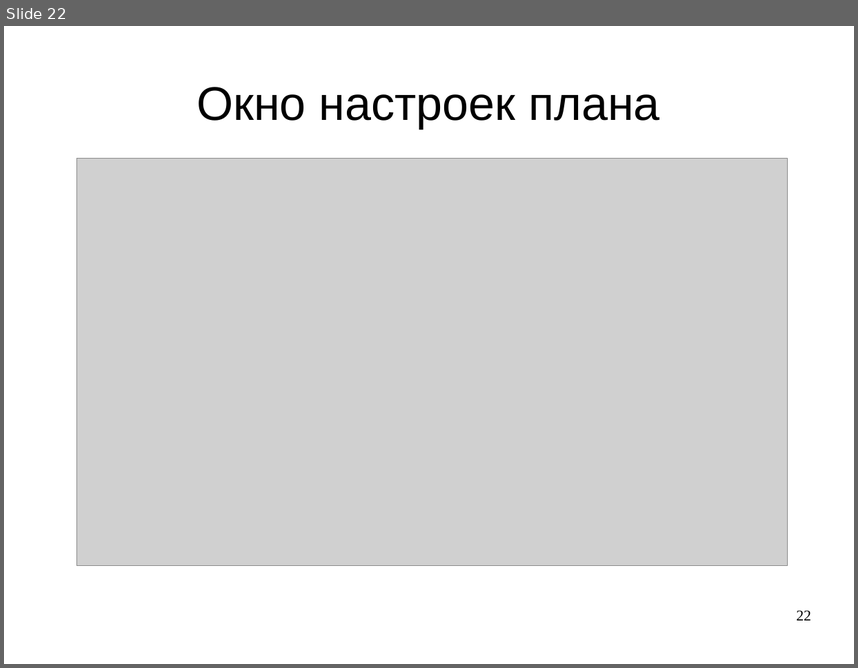
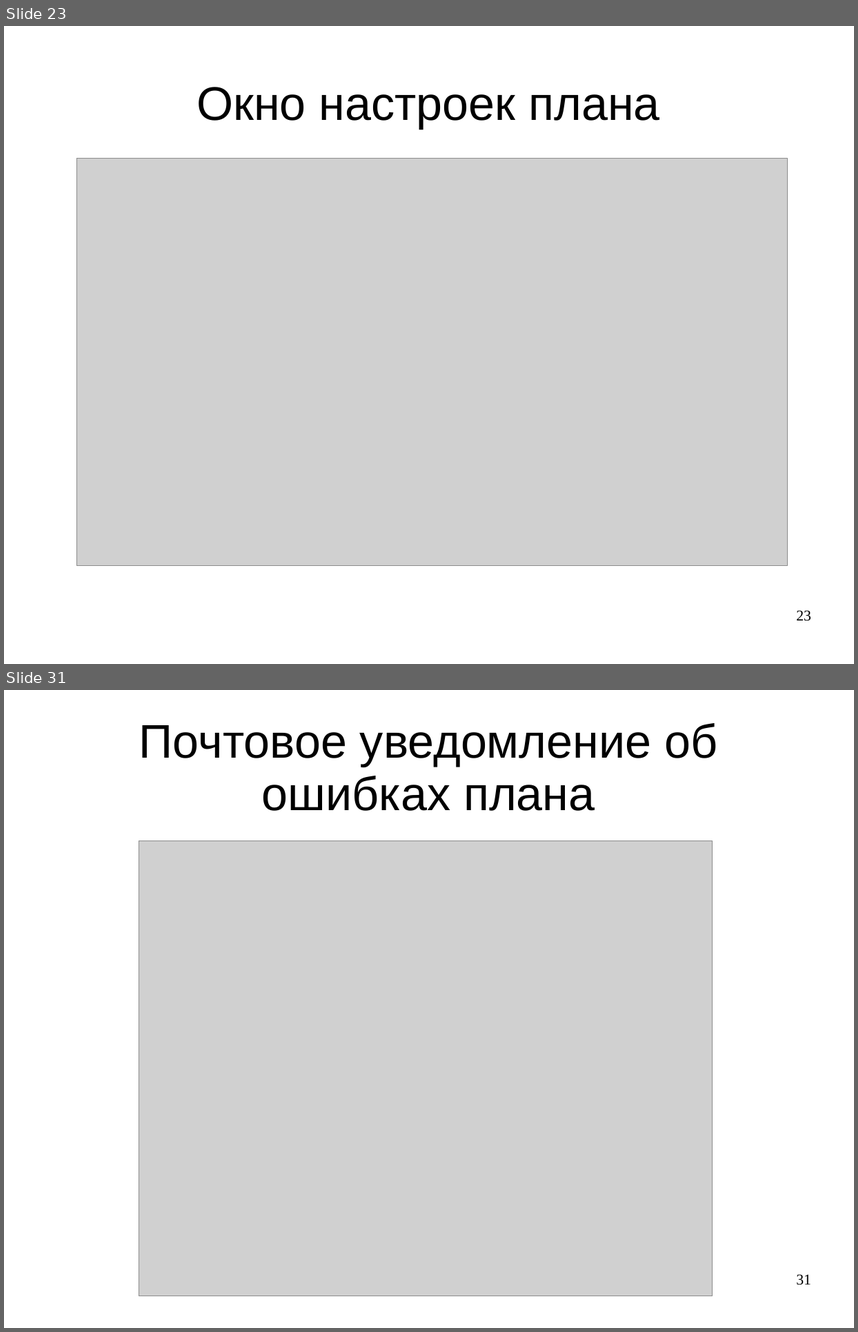
Before and after one commit to LilyTs/Diplom, a slide deck: Цаплина_(Дипломная).ppt. Shown one above the other, each under a label of ours: slide 22 before the commit, slides 23 and 31 after it; the slides between them are not shown. The pictures are 858x668 and 858x1332 pixels, drawn with LibreOffice and Linux fonts; fonts in the diff are those of the drawing; grey boxes stand for pictures. Boxes give left, top, right and bottom in pixels: in the first picture for what was removed or moved away, otherwise in the second. Text is boxed around its words. In the diff, an @@ line names an element or a change of style, - is before the commit and + after.

```diff
--- a/Цаплина_(Дипломная).ppt
+++ b/Цаплина_(Дипломная).ppt
@@ slide 31 added at [4, 690, 854, 1328], background #FFFFFF @@
@@ title added at [139, 723, 717, 811], 44 pt, text #000000 @@
+Почтовое уведомление об ошибках плана
@@ picture added at [139, 840, 713, 1296] @@
@@ page number added at [796, 1274, 811, 1285], 14 pt, text #000000 @@
+31
@@ what was slide 22 is now slide 23 @@
@@ page number at [796, 610, 811, 621]: text changed @@
-22
+23
```
Also in this commit, not shown: 9 slides changed, 18 other slides added, 5 slides removed, 3 other files.
